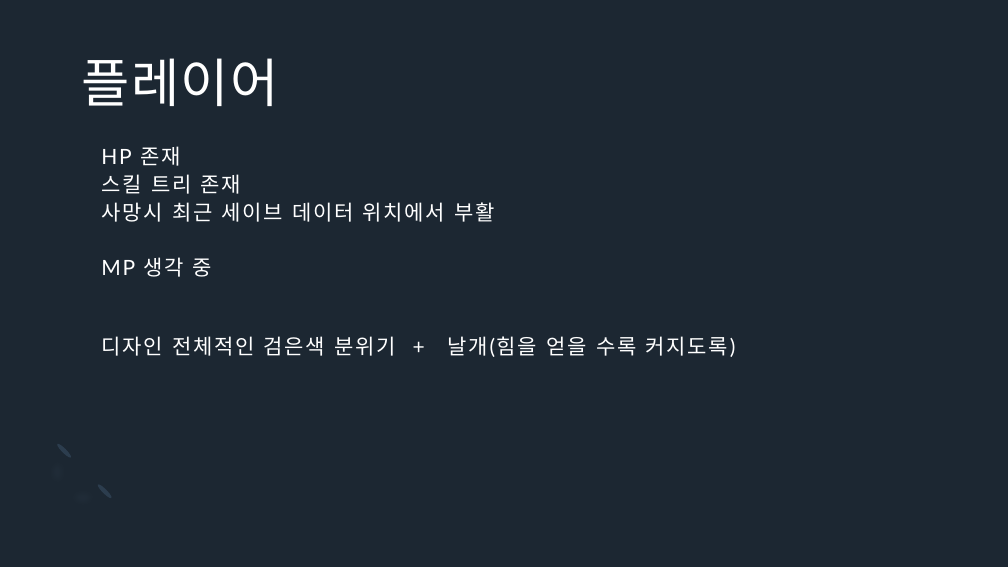
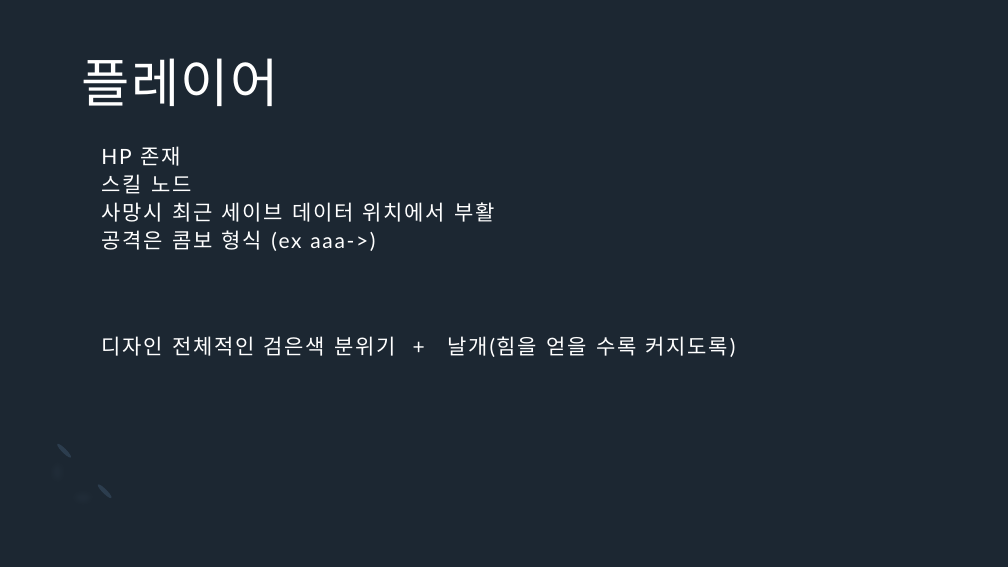
Before and after one commit to Icloy/2D_Roguelike, a slide deck: slide 21 of 기획서.pptx (slide 12 before the commit). Drawn at 1008x567 pixels with LibreOffice and Linux fonts; fonts in the diff are those of the drawing. Boxes give left, top, right and bottom in pixels: in the first picture for what was removed or moved away, otherwise in the second. Text is boxed around its words. In the diff, an @@ line names an element or a change of style, - is before the commit and + after.

```diff
--- a/기획서.pptx
+++ b/기획서.pptx
@@ title at (101, 146, 495, 251): text changed @@
-HP 존재
-스킬 트리 존재
-사망시 최근 세이브 데이터 위치에서 부활
-MP 생각 중
+HP 존재
+스킬 노드
+사망시 최근 세이브 데이터 위치에서 부활
+공격은 콤보 형식 (ex aaa->)
```
Also in this commit, not shown: 14 other slides changed, 5 slides added, 1 slide removed.
